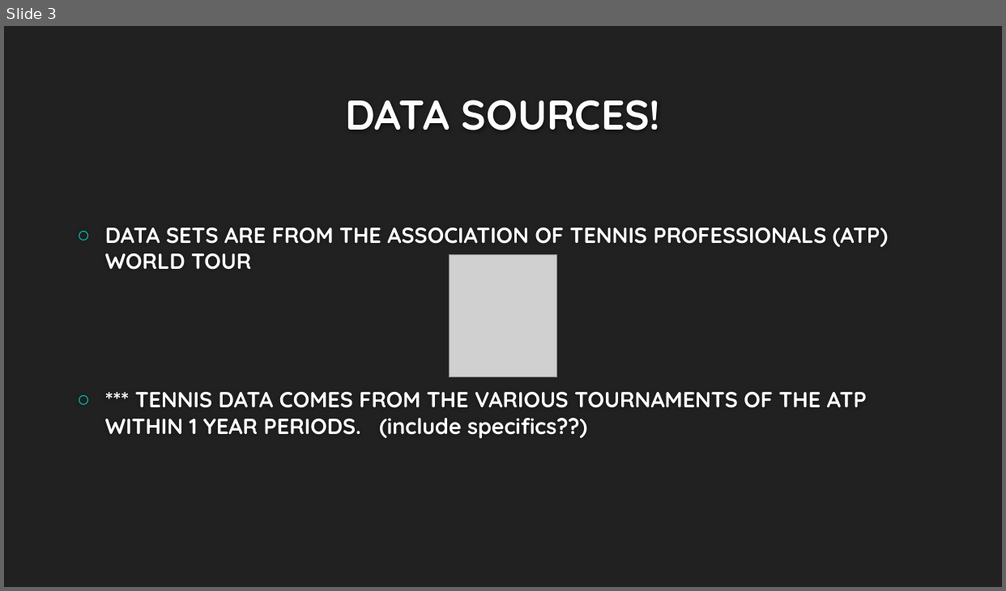
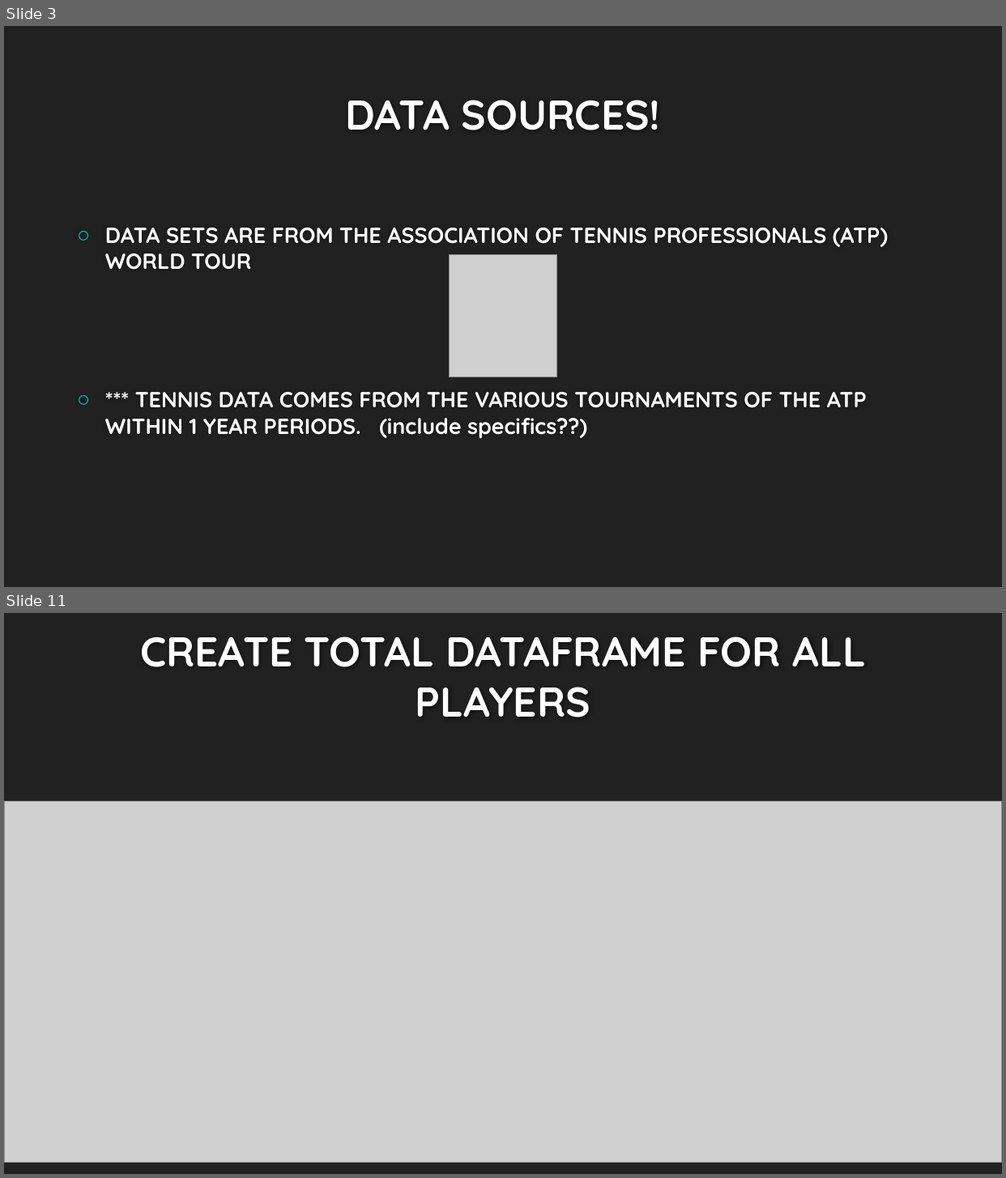
Before and after one commit to APK500/project-three, a slide deck: UNABLE LARKS! – PREDICTING TENNIS.pptx. Shown one above the other, each under a label of ours: slide 3 before the commit, slides 3 and 11 after it; the slides between them are not shown. The pictures are 1006x591 and 1006x1178 pixels, drawn with LibreOffice and Linux fonts; fonts in the diff are those of the drawing; grey boxes stand for pictures; background and template pictures are left out. Boxes give left, top, right and bottom in pixels: in the first picture for what was removed or moved away, otherwise in the second. Text is boxed around its words. In the diff, an @@ line names an element or a change of style, - is before the commit and + after.

```diff
--- a/UNABLE LARKS! – PREDICTING TENNIS.pptx
+++ b/UNABLE LARKS! – PREDICTING TENNIS.pptx
@@ slide 11 added at [4, 613, 1002, 1174], background #212121 @@
@@ title added at [140, 636, 866, 717], 40 pt, text #FEFEFE, bold @@
+CREATE TOTAL DATAFRAME FOR ALL PLAYERS
@@ picture added at [4, 802, 1002, 1162] @@
```
Also in this commit, not shown: 1 slide changed, 9 other slides added, 8 other files.
